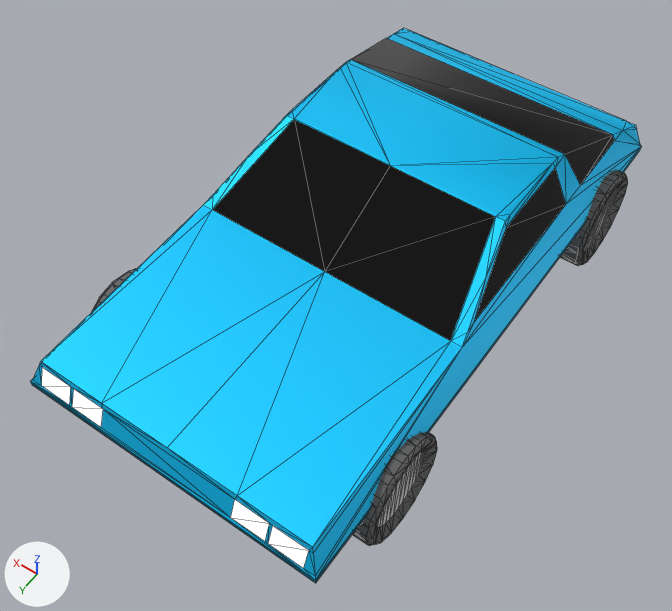
One commit to the glTF model src/car.glb: the scene before it, then after it.
Both versions are drawn from a 50 mm lens placed at (-1.65, 2.71, 3.69), pointed at (0.0, 0.4, 0.05). Every picture has the same lights, and +X, +Y and +Z are marked at lower left. Mesh edges are drawn as thin lines.

The first picture shows 'Chassis', 'Wheel1', 'Wheel3'.
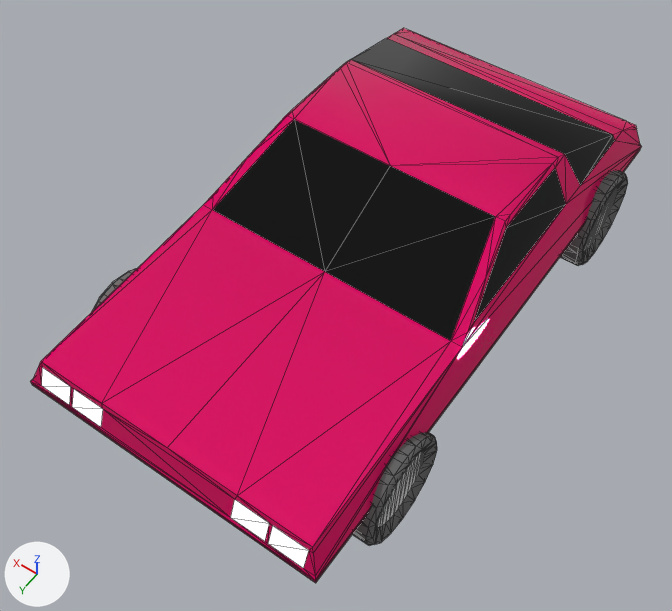
Edits to the bpy script that builds the scene:
```text
Change mat_chassis:
    where n0 = _N.new('ShaderNodeBsdfPrincipled'); n0.name = 'Principled BSDF'
    n0.inputs[2].default_value: 0.6 -> 0.0  # 'Roughness'
    where n2 = _N.new('ShaderNodeMix'); n2.name = 'Mix'
    n2.inputs[7].default_value: (0.0, 0.596, 1.0, 1.0) -> (1.0, 0.0, 0.165, 1.0)  # 'B', cyan #00cbff -> 'B', pink #ff0071
```

Boxes [x1, y1, x2, y2] around the edits, measured in the pictures (672 x 611 px):
'Chassis', surface changed (cyan to pink): [30, 28, 642, 583] in both
